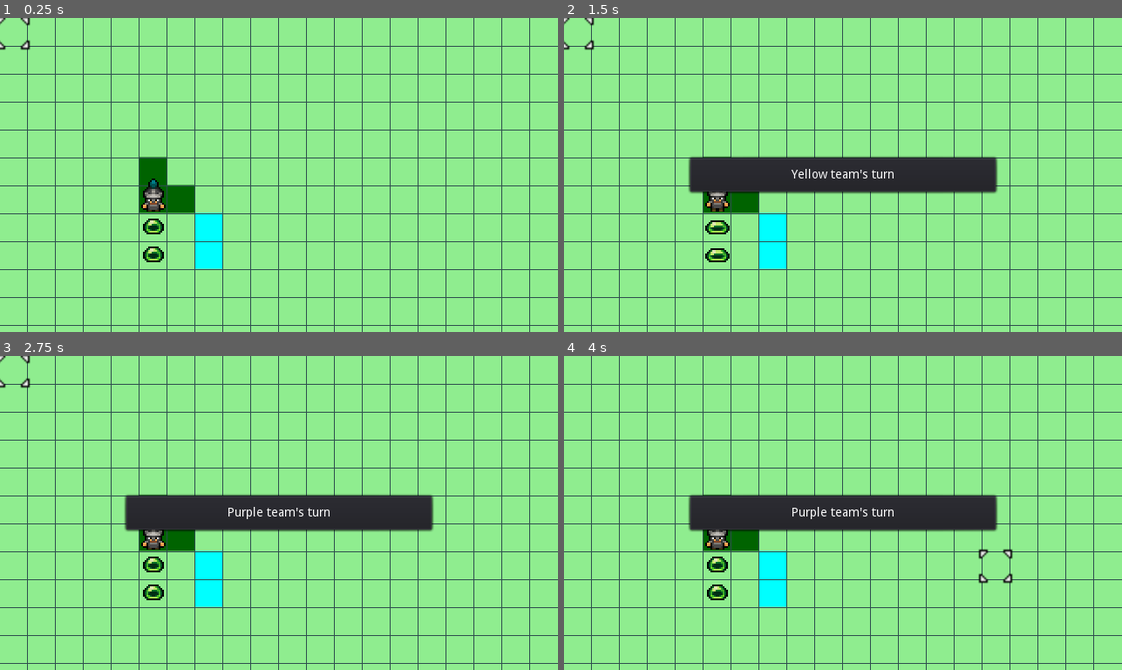
Above: before the commit, frames 1-4 (two rows, left to right).
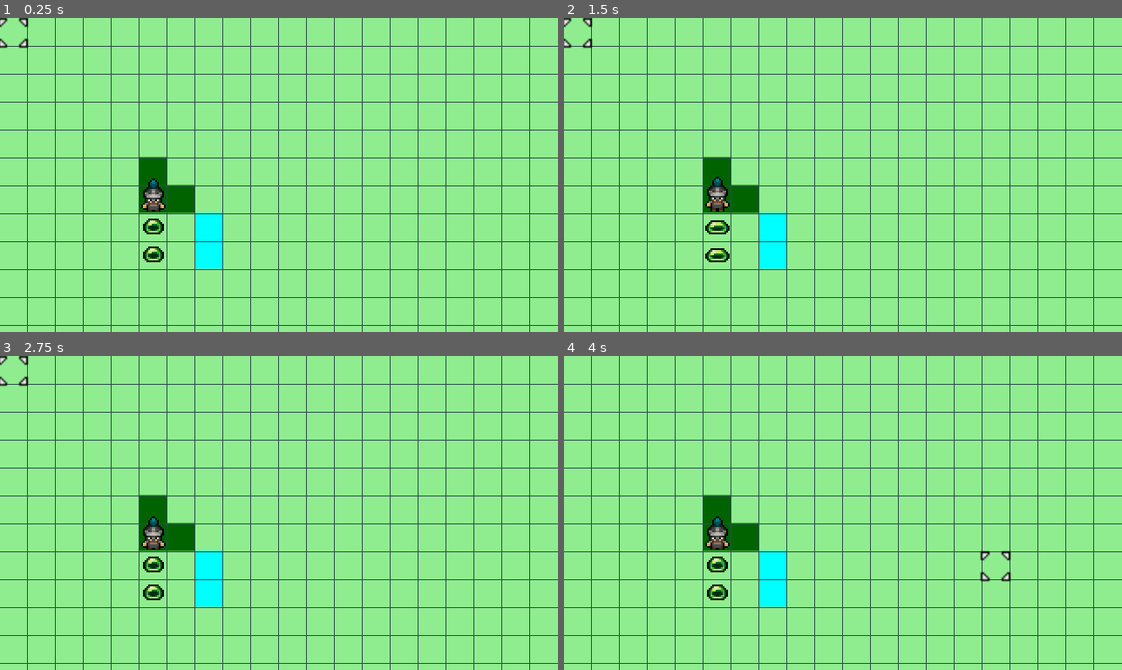
Above: after the commit, the same moments.

Repository: DaveRendell/gridcursor
Game: Godot game, scene res://src/map/SquareGrid.tscn
Two runs of this game, one before a commit and one after it. Both use one fixed random seed, a clock stepped at 60 frames per second and the inputs below.
Inputs (mouse positions are in pixels of both pictures, inside the frame that each line leads up to):
- Up to frame 1 (0.25 s): no input
- Up to frame 2 (1.5 s): tap Enter (ui_accept) at 0.5, 0.77 s; move the mouse to (965, 159) at 0.52 s; hold Right (ui_right) 0.53-1.28 s; click (965, 159) at 0.67 s; move the mouse to (731, 190) at 1.27 s; hold Down (ui_down) from 1.28 s (still down); click (731, 190) at 1.42 s
- Up to frame 3 (2.75 s): tap Enter (ui_accept) at 1.52 s; move the mouse to (334, 443) at 2.02 s; release Down (ui_down) at 2.03 s; hold Right (ui_right) from 2.03 s (still down); click (334, 443) at 2.17 s
- Up to frame 4 (4 s): move the mouse to (815, 575) at 2.77 s; release Right (ui_right) at 2.78 s; hold Up (ui_up) 2.78-3.53 s; click (815, 575) at 2.92 s; tap Enter (ui_accept) at 3.02, 3.77 s; move the mouse to (1010, 560) at 3.52 s; hold Left (ui_left) from 3.53 s (still down); click (1010, 560) at 3.67 s

The runs differ from the first frame. In frame 1, 0.2% of the frame differs, in the area x 0-6%, y 0-11%; in frame 2, 6.9%; in frame 3, 6.9%; in frame 4, 6.9%, in the area x 22-81%, y 43-73%.

Commit message:
Start pulling out battle flow into separate scene for CPU player

Diff:
--- a/project.godot
+++ b/project.godot
@@ -23,6 +23,11 @@
 "class": "Character",
 "language": "GDScript",
 "path": "res://src/models/character.gd"
+}, {
+"base": "Reference",
+"class": "ComputerPlayer",
+"language": "GDScript",
+"path": "res://src/battle/computer_player.gd"
 }, {
 "base": "Reference",
 "class": "Coordinate",
@@ -103,6 +108,7 @@
 "Armour": "",
 "Attack": "",
 "Character": "",
+"ComputerPlayer": "",
 "Coordinate": "",
 "CoordinateList": "",
 "CoordinateMap": "",
--- a/src/battle/Battle.gd
+++ b/src/battle/Battle.gd
@@ -1,3 +1,31 @@
 extends Node2D
 
 var teams = 2
+
+var map_scene = preload("res://src/map/SquareGrid.tscn")
+var map: Map
+
+func _ready():
+	map = map_scene.instance()
+	add_child(map)
+	map.connect("next_turn", self, "next_turn")
+
+
+func next_turn():
+	map.active = false
+	map.current_turn = (map.current_turn + 1) % teams
+	for child in map.get_node("GridNodes").get_children():
+		if child.has_method("state_to_unselected"):
+			child.state_to_unselected(map)
+			var message: String
+			if map.current_turn == 1:
+				message = "Monster's turn"
+			else:
+				message = "Player's turn"
+			var toast = map.display_toast(message)
+			yield(toast, "tree_exited")
+
+			if map.current_turn == 0:
+				map.active = true
+			else:
+				next_turn()
--- /dev/null
+++ b/src/battle/computer_player.gd
@@ -0,0 +1,4 @@
+class_name ComputerPlayer
+
+static func execute_turn(map: Map, team_number: int) -> void:
+	map.next_turn()
--- a/src/map/Map.gd
+++ b/src/map/Map.gd
@@ -1,6 +1,8 @@
 extends "res://src/grid/Grid.gd"
 class_name Map
 # A grid that represents a map, with player interactable objects on it.
+
+signal next_turn
 
 var terrain_grid: CoordinateMap = CoordinateMap.new(grid_width, grid_height, [], 0)
 var highlights: CoordinateMap = CoordinateMap.new(grid_width, grid_height, [], null)
@@ -109,7 +111,7 @@
 
 			menu.queue_free()
 			if option == "end_turn":
-				next_turn()
+				emit_signal("next_turn")
 			yield(get_tree(), "idle_frame")
 			set_active(true)
 
@@ -122,22 +124,12 @@
 func draw_grid():
 	push_error("Implement draw_grid in inheriting scene")
 
-func next_turn():
-	current_turn = (current_turn + 1) % teams
-	for child in $GridNodes.get_children():
-		if child.has_method("state_to_unselected"):
-			child.state_to_unselected(self)
-			var message: String
-			if current_turn == 1:
-				message = "Yellow team's turn"
-			else:
-				message = "Purple team's turn"
-			display_toast(message)
 
-func display_toast(text: String, delay: float = 1.0) -> void:
+func display_toast(text: String, delay: float = 1.0) -> Popup:
 	var toast = new_toast.instance()
 	toast.get_node("CenterContainer/Label").text = text
 	add_child(toast)
 	toast.popup_centered()
 	var timer = get_tree().create_timer(delay)
 	timer.connect("timeout", toast, "queue_free")
+	return toast
--- a/src/map/SquareGrid.tscn
+++ b/src/map/SquareGrid.tscn
@@ -8,3 +8,6 @@
 
 [node name="Background" parent="." index="0"]
 show_behind_parent = true
+
+[node name="Cursor" parent="." index="1"]
+frame = 1
